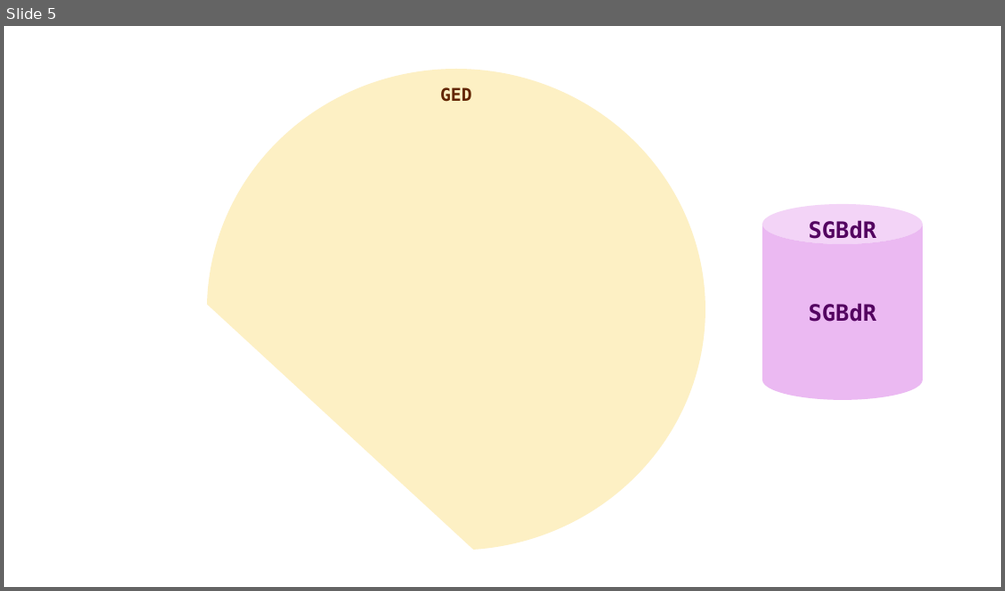
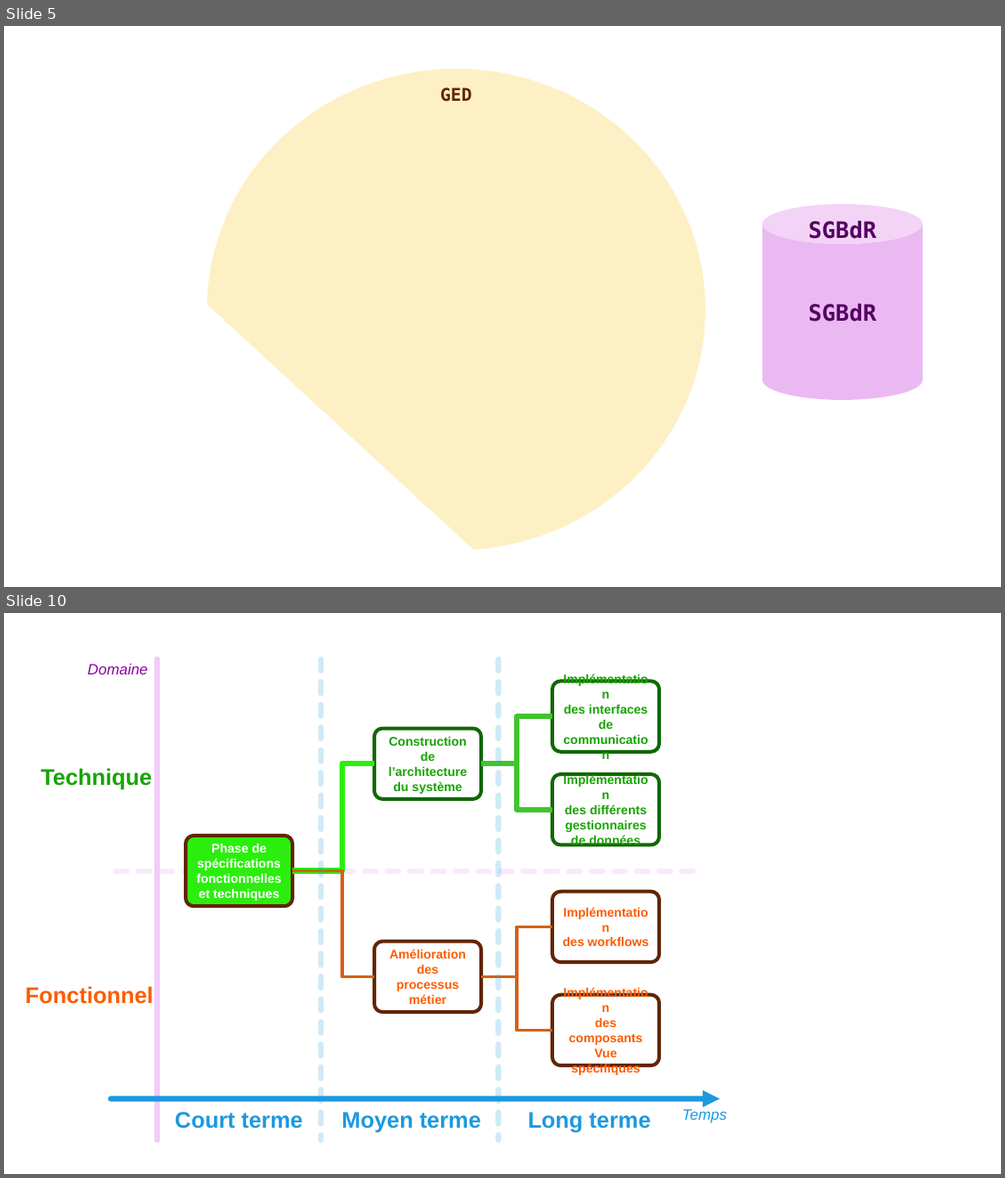
Before and after one commit to gattardm/P9, a slide deck: Sources/diagrammes.odp. Shown one above the other, each under a label of ours: slide 5 before the commit, slides 5 and 10 after it; the slides between them are not shown. The pictures are 1005x591 and 1005x1178 pixels, drawn with LibreOffice and Linux fonts; fonts in the diff are those of the drawing; background and template pictures are left out. Boxes give left, top, right and bottom in pixels: in the first picture for what was removed or moved away, otherwise in the second. Text is boxed around its words. In the diff, an @@ line names an element or a change of style, - is before the commit and + after.

```diff
--- a/Sources/diagrammes.odp
+++ b/Sources/diagrammes.odp
@@ slide 10 added at [4,613,1001,1174], background #FFFFFF @@
@@ text added at [88,663,148,674], 12 pt, text #8E03A3, italic @@
+Domaine
@@ line added from (157, 659) to (157, 1141), #F2CBF8 4.51 pt @@
@@ line added from (321, 659) to (321, 1141), #1C99E0 4.51 pt dashed @@
@@ line added from (499, 659) to (499, 1141), #1C99E0 4.51 pt dashed @@
@@ group added at [552,681,659,751]: 2 freeform shapes, 2 lines @@
+Implémentation
+des interfaces de
+communication
@@ elbow line added from (482, 764) to (552, 716), #43C330 4.51 pt @@
@@ group added at [375,729,482,799]: 2 freeform shapes, 2 lines @@
+Construction de
+l’architecture
+du système
@@ text added at [40,768,152,789], 18 pt, text #18A303, bold @@
+Technique
@@ elbow line added from (292, 871) to (375, 764), #2CEE0E 4.51 pt @@
@@ elbow line added from (482, 764) to (552, 810), #43C330 4.51 pt @@
@@ group added at [552,774,659,844]: 2 freeform shapes, 2 lines @@
+Implémentation
+des différents
+gestionnaires
+de données
@@ group added at [186,835,292,906]: 2 freeform shapes, 2 lines @@
+Phase de
+spécifications
+fonctionnelles
+et techniques
@@ line added from (115, 872) to (700, 872), #F2CBF8 4.51 pt dashed @@
@@ elbow line added from (292, 871) to (375, 977), #D36118 2.3 pt @@
@@ group added at [552,892,659,962]: 2 freeform shapes, 2 lines @@
+Implémentation
+des workflows
@@ elbow line added from (482, 977) to (552, 927), #D36118 2.3 pt @@
@@ group added at [375,941,482,1012]: 2 freeform shapes, 2 lines @@
+Amélioration
+des
+processus
+métier
@@ text added at [25,986,154,1004], 18 pt, text #FC5C00, bold @@
+Fonctionnel
@@ elbow line added from (482, 977) to (552, 1030), #D36118 2.3 pt @@
@@ group added at [552,995,659,1065]: 2 freeform shapes, 2 lines @@
+Implémentation
+des
+composants Vue
+spécifiques
@@ arrow added from (111, 1099) to (720, 1099), #1C99E0 4.51 pt @@
@@ text added at [175,1111,303,1128], 18 pt, text #1C99E0, bold @@
+Court terme
@@ text added at [341,1111,481,1132], 18 pt, text #1C99E0, bold @@
+Moyen terme
@@ text added at [528,1111,650,1132], 18 pt, text #1C99E0, bold @@
+Long terme
@@ text added at [682,1109,727,1123], 12 pt, text #1C99E0, italic @@
+Temps
```
Also in this commit, not shown: 5 other slides added, 3 other files.
